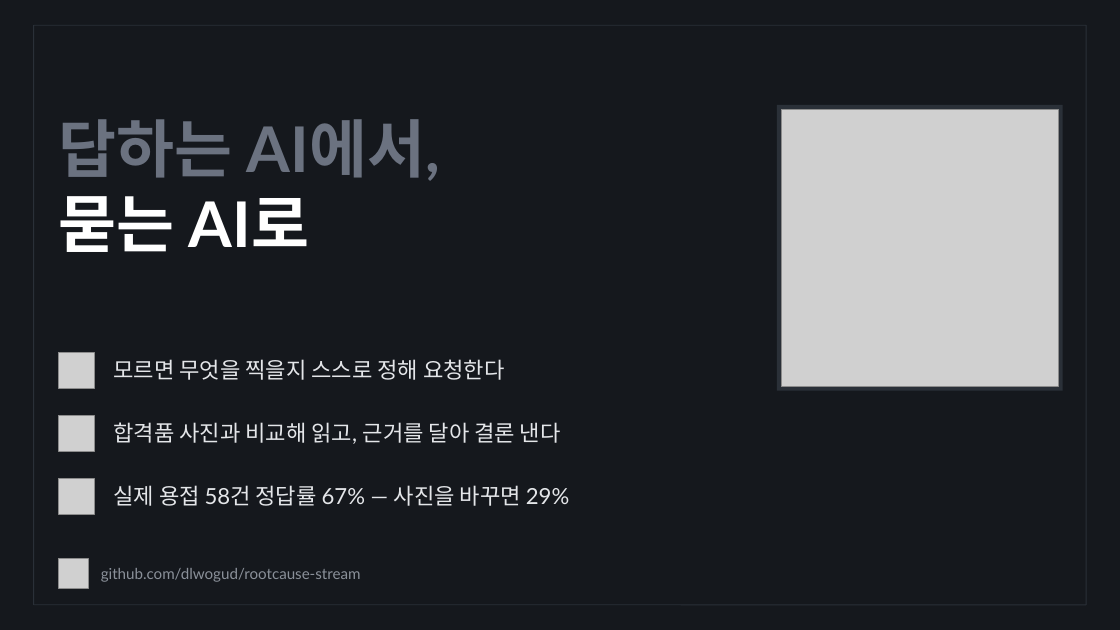
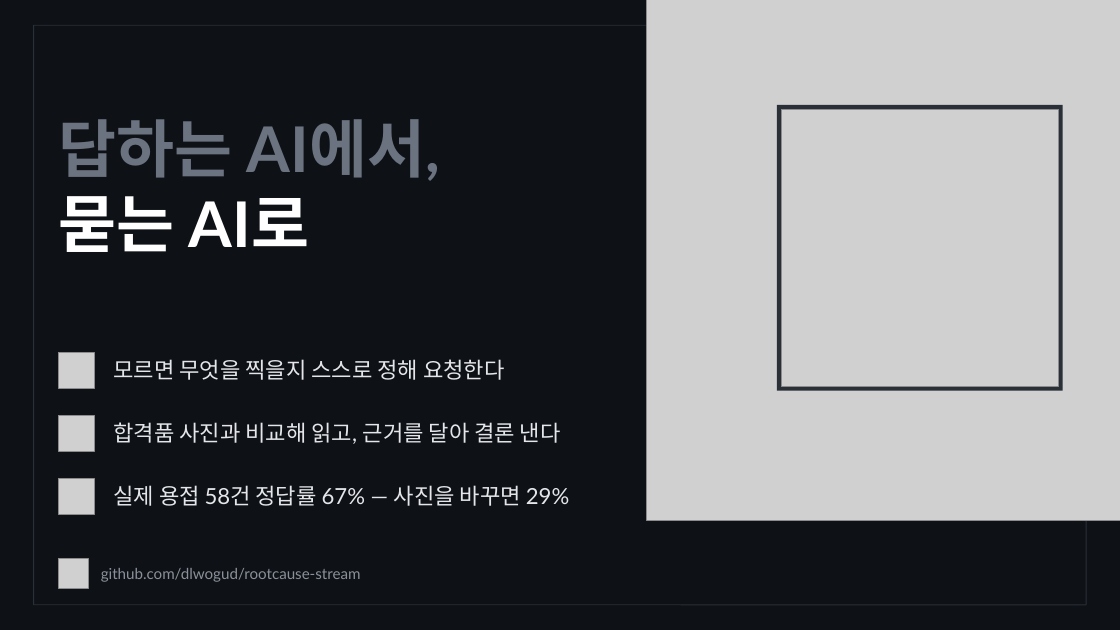
Before and after one commit to dlwogud/rootcause-stream, a slide deck: slide 14 of deck/RootCause_Stream_발표자료.pptx. Drawn at 1120x630 pixels with LibreOffice and Linux fonts; fonts in the diff are those of the drawing; grey boxes stand for pictures; background and template pictures are left out. Boxes give left, top, right and bottom in pixels: in the first picture for what was removed or moved away, otherwise in the second. Text is boxed around its words. In the diff, an @@ line names an element or a change of style, - is before the commit and + after.

```diff
--- a/deck/RootCause_Stream_발표자료.pptx
+++ b/deck/RootCause_Stream_발표자료.pptx
@@ background #15181D to picture (left out) @@
@@ picture added at [647, 0, 1120, 521] @@
```
Also in this commit, not shown: 16 other slides changed, 8 other files.
